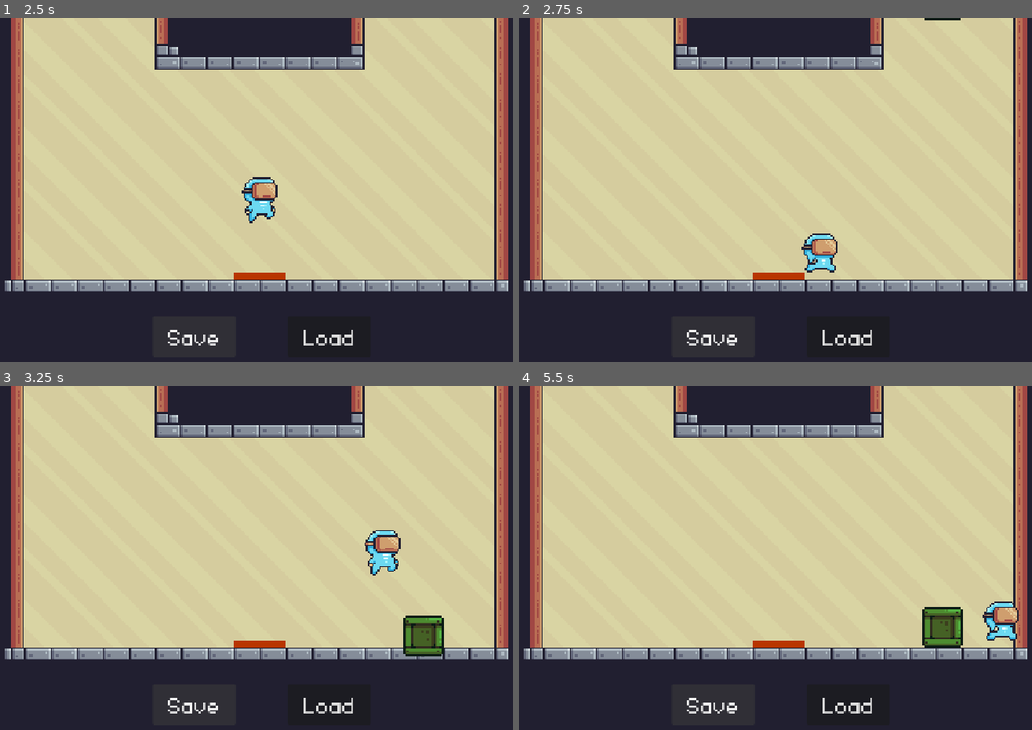
Above: before the commit, frames 1-4 (two rows, left to right).
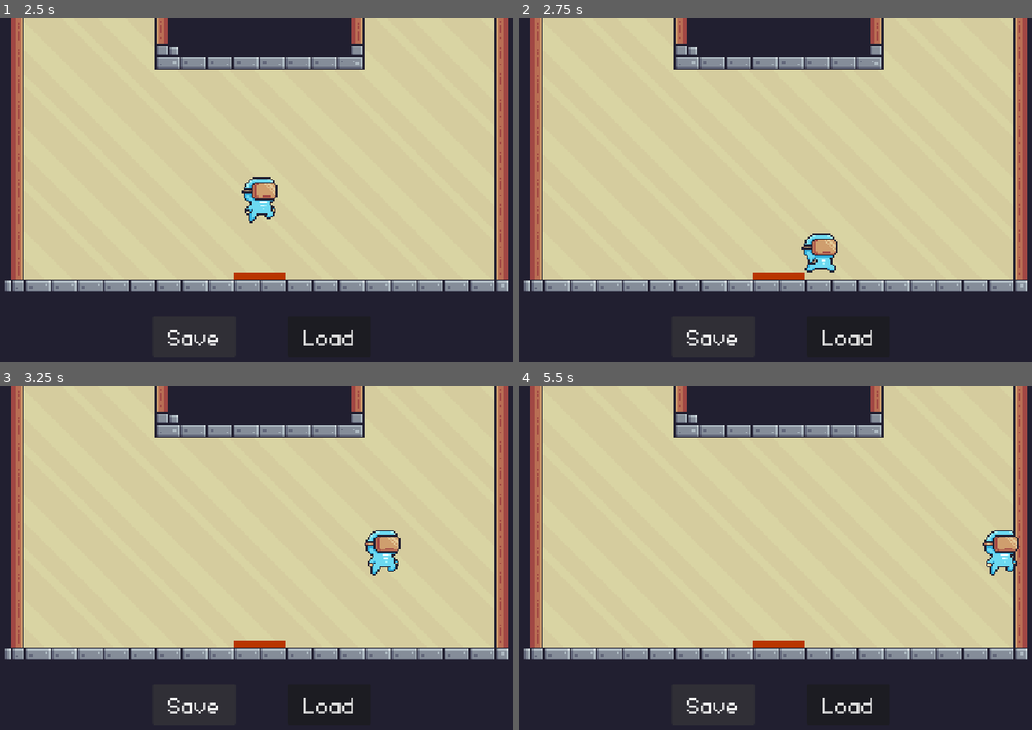
Above: after the commit, the same moments.

Repository: AbsoluteZer0527/Godot-save-system
Game: Godot game, scene res://scene.tscn
The game is run twice, just before and just after one commit, with the same random seed, the same clock (stepped at 60 frames per second) and the same inputs.
Inputs:
- Up to frame 1 (2.5 s): click "Load" at 0.5 s; click "Save" at 1.25 s; tap Enter (ui_accept) at 2, 2.27 s; hold Right (ui_right) from 2.03 s (still down)
- Up to frame 2 (2.75 s): keep holding Right (ui_right)
- Up to frame 3 (3.25 s): keep holding Right (ui_right); tap Enter (ui_accept) at 3.02 s
- Up to frame 4 (5.5 s): release Right (ui_right) at 3.53 s; hold Left (ui_left) 3.53-4.28 s; hold Right (ui_right) from 4.28 s (still down); tap Enter (ui_accept) at 4.52, 5.27 s

Frame 1 is identical in both runs. In frame 2, less than 0.1% of the frame differs, in the area x 79-87%, y 0-1%; in frame 3, 0.9%; in frame 4, 2.2%, in the area x 78-98%, y 41-77%.
Error in both runs: Invalid access to property or key 'player_position' on a base object of type 'Nil'. (res://save_load_manager.gd:25)

Commit message:
Ensure box colliders won't have glitching issues after reload

Diff:
--- a/ResourceSaveLoad/box.tscn
+++ b/ResourceSaveLoad/box.tscn
@@ -11,6 +11,7 @@
 [node name="RigidBody2D" type="RigidBody2D" groups=["Box"]]
 physics_interpolation_mode = 1
 physics_material_override = SubResource("PhysicsMaterial_kipqc")
+freeze = true
 
 [node name="CollisionShape2D" type="CollisionShape2D" parent="."]
 shape = SubResource("RectangleShape2D_4ql1y")
--- a/ResourceSaveLoad/save_load_manager.gd
+++ b/ResourceSaveLoad/save_load_manager.gd
@@ -32,5 +32,10 @@
 	for box in data.box_array:
 		var box_node = box.instantiate()
 		get_tree().current_scene.add_child(box_node)
+		box_node.freeze = true
 
+	await get_tree().create_timer(0.1).timeout
+
+	for box in get_tree().get_nodes_in_group("Box"):
+			box.freeze = false
 	print("loaded!")
